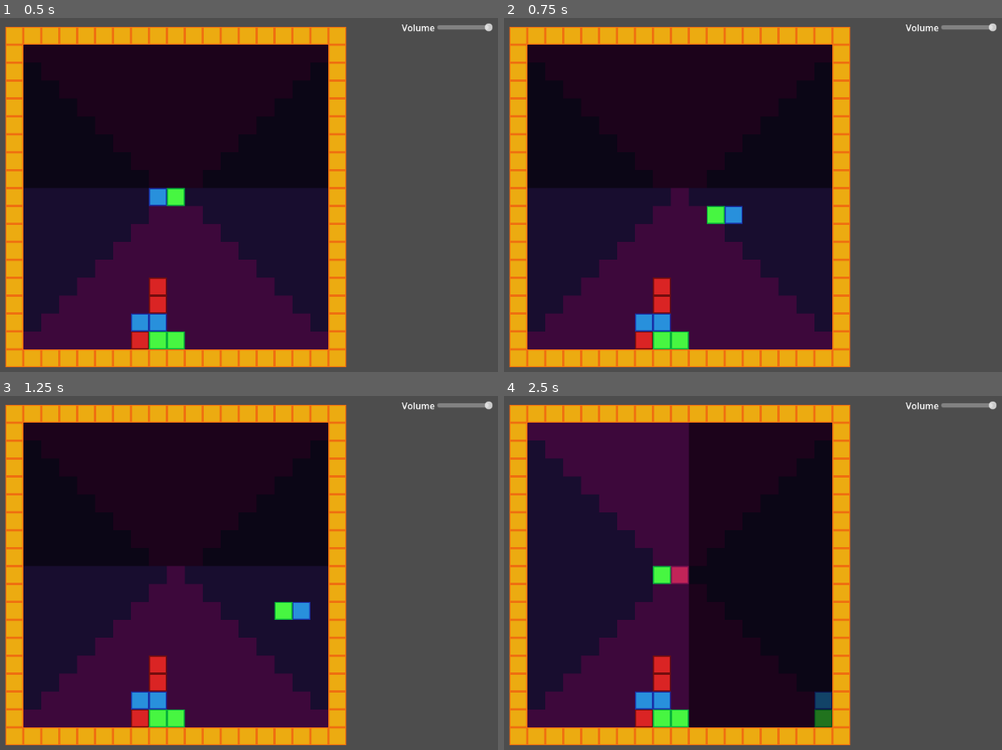
Above: before the commit, frames 1-4 (two rows, left to right).
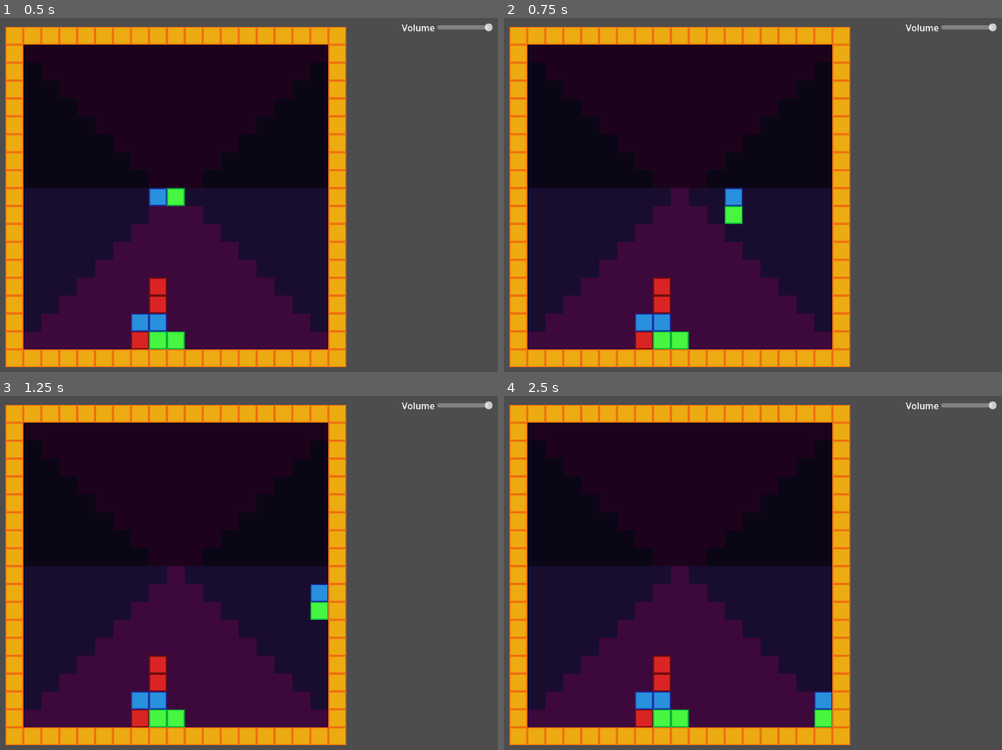
Above: after the commit, the same moments.

Repository: OwlyCode/LD54
Game: Godot game, scene res://game.tscn
Two runs of this game, one before a commit and one after it. Both use one fixed random seed, a clock stepped at 60 frames per second and the inputs below.
Inputs:
- Up to frame 1 (0.5 s): no input
- Up to frame 2 (0.75 s): tap Enter at 0.5 s; hold Right (right) from 0.53 s (still down); hold Space (rotate) from 0.53 s (still down)
- Up to frame 3 (1.25 s): keep holding Right (right); keep holding Space (rotate)
- Up to frame 4 (2.5 s): release Right (right) at 1.28 s; release Space (rotate) at 1.28 s; hold Down (down) 1.28-2.03 s; tap Space (rotate) at 1.35 s; hold Right (right) from 2.03 s (still down); hold Space (rotate) from 2.03 s (still down)

Frame 1 is identical in both runs. In frame 2, 0.6% of the frame differs, in the area x 40-48%, y 47-59%; in frame 3, 0.7%; in frame 4, 26%, in the area x 4-66%, y 7-94%.

Commit message:
Reduced action time

Diff:
--- a/Global.gd
+++ b/Global.gd
@@ -8,6 +8,7 @@
 var GRID_SIZE = 17
 var LOCK_TIME = 0.01
 var COMBO_TIME = 0.5
+var ACTION_TIME = 0.05
 
 func _ready():
 	var root = get_tree().get_root()
--- a/TileMap.gd
+++ b/TileMap.gd
@@ -15,7 +15,7 @@
 var direction = Block.RIGHT
 
 var cooldown = COOLDOWN_VALUE
-var action_cooldown = 0.05
+var action_cooldown = Global.ACTION_TIME
 var interacted = false
 var push = []
 
@@ -426,13 +426,13 @@
 
 
 
-	if Input.is_action_just_pressed("rotate") or (Input.is_action_pressed("rotate") and action_cooldown < 0):
+	if Input.is_action_just_pressed("rotate"):
 		rotate_piece()
 		interacted = true
 
 
 	if interacted:
-		action_cooldown = 0.1
+		action_cooldown = Global.ACTION_TIME
 
 	action_cooldown -= delta
 
--- a/game.tscn
+++ b/game.tscn
@@ -46,5 +46,6 @@
 zoom = Vector2(2, 2)
 
 [node name="Debug" type="TileMap" parent="."]
+visible = false
 tile_set = ExtResource("3_ie55p")
 format = 2
Not shown, changed: TODO
